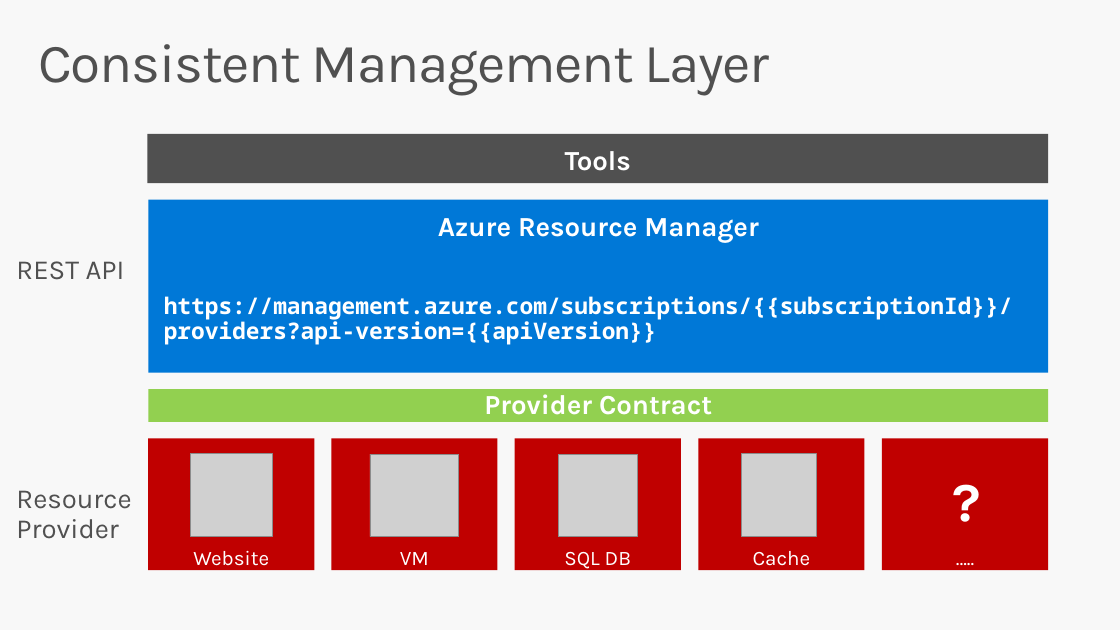
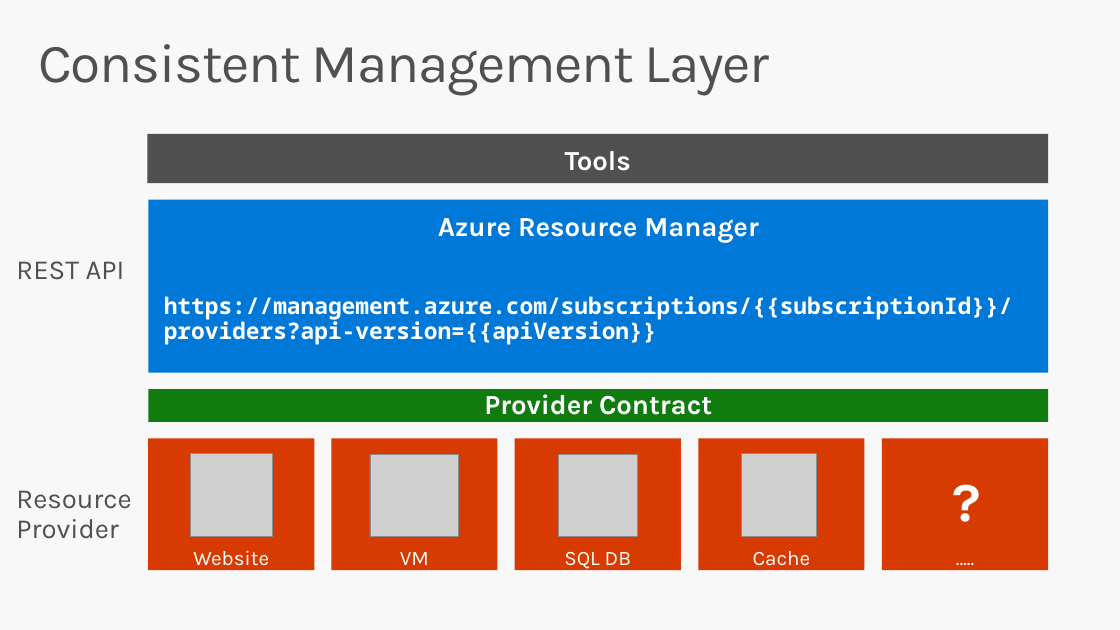
Before and after one commit to mcollier/StirTrek2016, a slide deck: slide 11 of Work on Your ARM Strength.pptx. Drawn at 1120x630 pixels with LibreOffice and Linux fonts; fonts in the diff are those of the drawing; grey boxes stand for pictures. Boxes give left, top, right and bottom in pixels: in the first picture for what was removed or moved away, otherwise in the second. Text is boxed around its words. In the diff, an @@ line names an element or a change of style, - is before the commit and + after.

```diff
--- a/Work on Your ARM Strength.pptx
+++ b/Work on Your ARM Strength.pptx
@@ rectangle "Provider Contract" at (x1=149, y1=389, x2=1049, y2=422): fill #92D050 to #107C10 @@
@@ fill #C00000 to #D83B01 in 5 elements at (x1=698, y1=439, x2=865, y2=571), (x1=149, y1=439, x2=315, y2=571), (x1=331, y1=439, x2=497, y2=571), (x1=515, y1=439, x2=681, y2=571), (x1=882, y1=439, x2=1049, y2=571) @@
```
Also in this commit, not shown: 11 other slides changed, 2 slides added, 2 other files.
